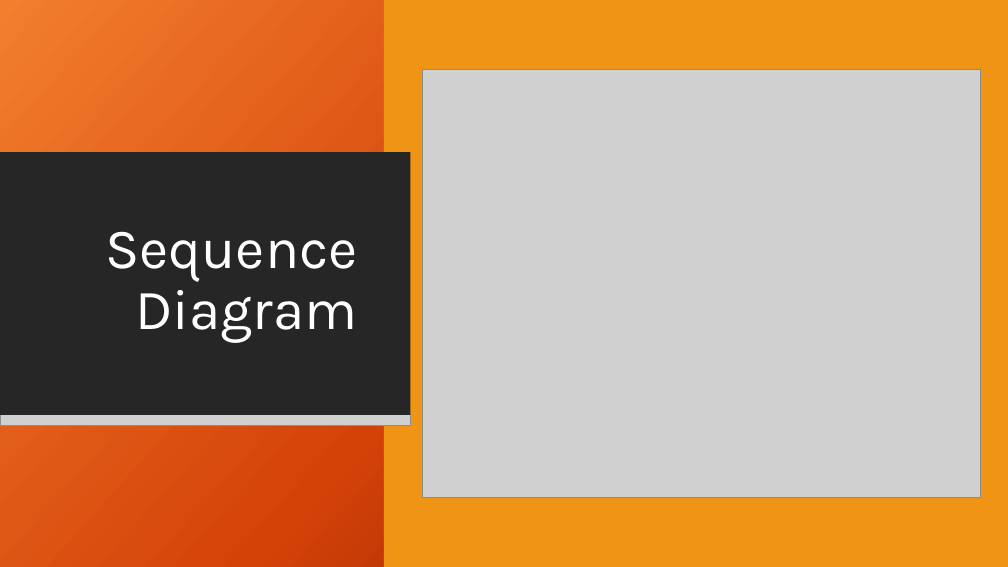
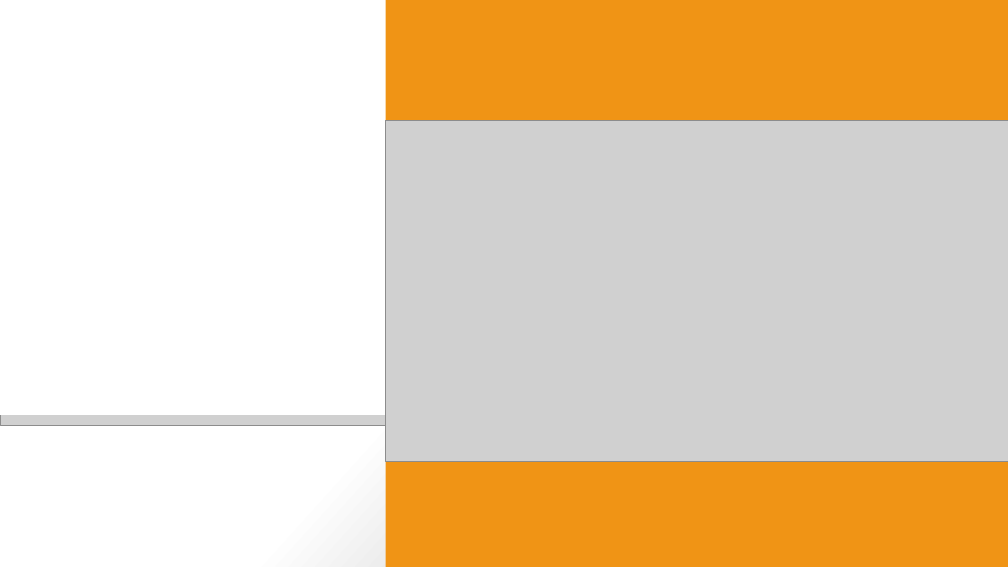
Before and after one commit to roee030/Event_planner, a slide deck: slide 12 of Event Planner.pptx. Drawn at 1008x567 pixels with LibreOffice and Linux fonts; fonts in the diff are those of the drawing; grey boxes stand for pictures; background and template pictures are left out; a plain dark background stands for a picture behind light text. Boxes give left, top, right and bottom in pixels: in the first picture for what was removed or moved away, otherwise in the second. Text is boxed around its words. In the diff, an @@ line names an element or a change of style, - is before the commit and + after.

Commit message:
updated presentation

```diff
--- a/Event Planner.pptx
+++ b/Event Planner.pptx
@@ rectangle at <box>0,0,1008,567</box>: fill gradient #F18031 to #D54209 to #6A0D00 to gradient #FFFFFF to #918D8D @@
@@ picture: place and size @@
-picture at <box>422,70,979,498</box>
+picture at <box>386,120,1008,461</box>
@@ rectangle at <box>0,152,386,415</box>: fill #262626 to #FFFFFF @@
@@ rectangle: place and size @@
-rectangle at <box>0,152,411,415</box>
+rectangle at <box>0,152,386,415</box>
@@ rectangle at <box>0,214,741,352</box>: fill #262626 to #FFFFFF @@
```
Also in this commit, not shown: 11 other slides changed, 3 slides added, 1 slide removed.
